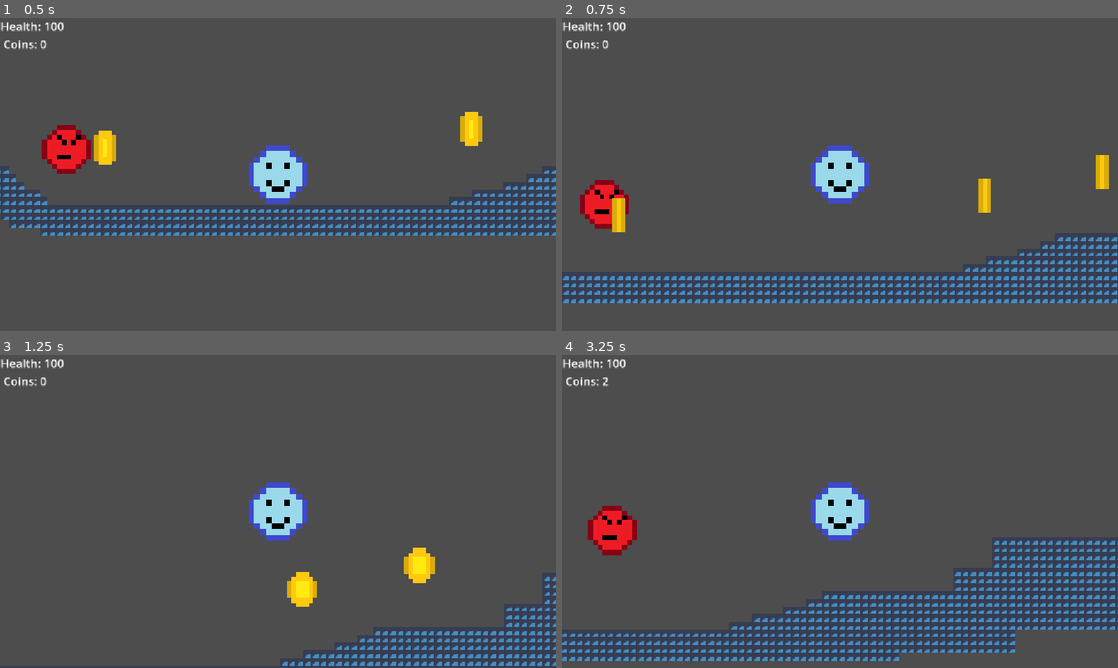
Above: before the commit, frames 1-4 (two rows, left to right).
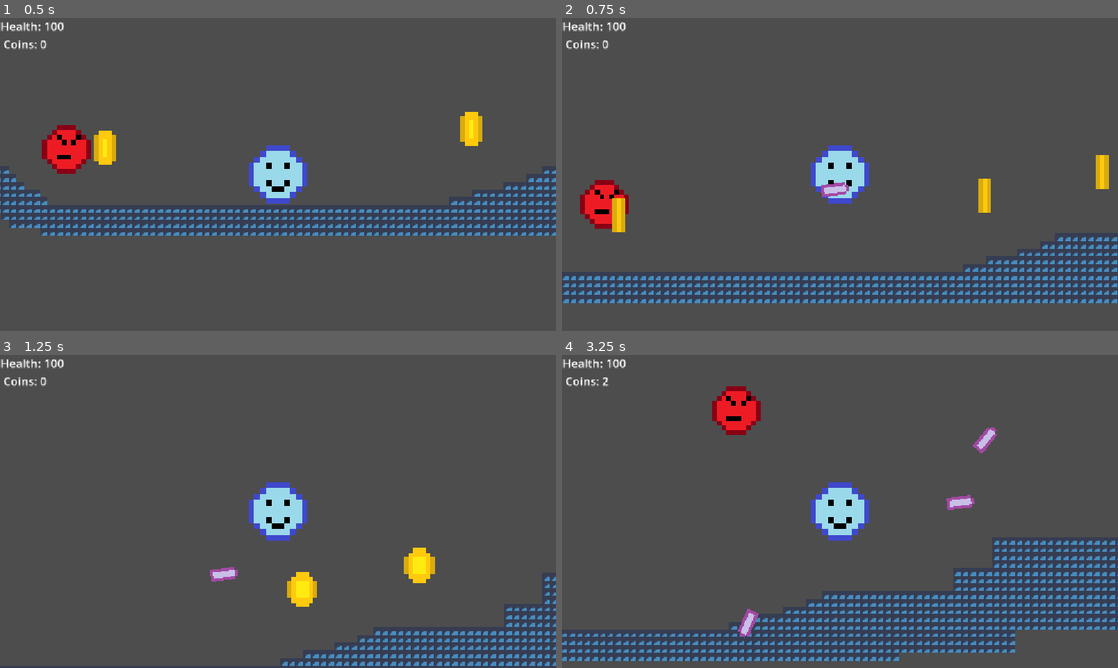
Above: after the commit, the same moments.

Repository: RobertsRob/BounceBackGame
Game: Godot game, scene res://scenes/main_scene.tscn
Same seed, same stepped clock (60 frames per second), same inputs: the game is played once before the commit and once after it. The engine's default icon, where the game draws it, is replaced by a stand-in: a white triangle on a blue panel in a dark square.
Inputs (mouse positions are in pixels of both pictures, inside the frame that each line leads up to):
- Up to frame 1 (0.5 s): no input
- Up to frame 2 (0.75 s): tap Enter (ui_accept) at 0.5 s; move the mouse to (962, 158) at 0.52 s; hold Right (ui_right) from 0.53 s (still down); click (962, 158) at 0.67 s
- Up to frame 3 (1.25 s): keep holding Right (ui_right); tap Enter (ui_accept) at 0.77 s
- Up to frame 4 (3.25 s): move the mouse to (728, 527) at 1.27 s; click (728, 527) at 1.42 s; tap Enter (ui_accept) at 1.52, 3.02 s; move the mouse to (895, 442) at 2.02 s; release Right (ui_right) at 2.03 s; hold Left (ui_left) 2.03-2.78 s; click (895, 442) at 2.17 s; move the mouse to (812, 574) at 2.77 s; hold Right (ui_right) from 2.78 s (still down); click (812, 574) at 2.92 s

Frame 1 is identical in both runs. In frame 2, 0.2% of the frame differs, in the area x 46-52%, y 52-58%; in frame 3, 0.2%; in frame 4, 2.6%, in the area x 4-79%, y 10-91%.

Commit message:
Add bullets and enemy spawner

Diff:
--- /dev/null
+++ b/objects/bullet.gd
@@ -0,0 +1,14 @@
+extends CharacterBody2D
+
+@export var speed = 300
+@export var direction = Vector2(1, 0)
+
+func _process(delta: float) -> void:
+	global_position += direction * speed * delta
+
+func set_dir(dir: Vector2):
+	direction = dir
+	global_rotation = dir.angle()
+
+func bullet():
+	pass
--- /dev/null
+++ b/objects/bullet.tscn
@@ -0,0 +1,20 @@
+[gd_scene format=3 uid="uid://bbp6guk5gdvoy"]
+
+[ext_resource type="Script" uid="uid://dcgb506gbowr7" path="res://objects/bullet.gd" id="1_3ndsa"]
+[ext_resource type="Texture2D" uid="uid://dudh5poeb442f" path="res://resources/bullet.png" id="1_v7oki"]
+
+[sub_resource type="RectangleShape2D" id="RectangleShape2D_dliiv"]
+size = Vector2(56, 19)
+
+[node name="bullet" type="CharacterBody2D" unique_id=585036290]
+collision_layer = 8
+script = ExtResource("1_3ndsa")
+
+[node name="CollisionShape2D" type="CollisionShape2D" parent="." unique_id=1361375512]
+position = Vector2(3, 0.5)
+shape = SubResource("RectangleShape2D_dliiv")
+
+[node name="Bullet" type="Sprite2D" parent="." unique_id=4332391]
+texture_filter = 1
+scale = Vector2(6.375, 6.375)
+texture = ExtResource("1_v7oki")
--- a/objects/enemy.gd
+++ b/objects/enemy.gd
@@ -1,9 +1,9 @@
 extends CharacterBody2D
-
-@export var player: CharacterBody2D
 
 const SPEED = 200.0
 const JUMP_VELOCITY = -700.0
+
+@onready var player = get_tree().get_first_node_in_group("player")
 
 func _physics_process(delta: float) -> void:
 	if not is_on_floor():
@@ -30,3 +30,8 @@
 func _on_area_2d_body_entered(body: Node2D) -> void:
 	if body.has_method("take_damage"):
 		body.take_damage(20)
+	if body.has_method("bullet"):
+		queue_free()
+
+func set_pos(pos: Vector2):
+	global_position = pos
--- a/objects/enemy.tscn
+++ b/objects/enemy.tscn
@@ -14,7 +14,7 @@
 script = ExtResource("1_7jlpp")
 
 [node name="Area2D" type="Area2D" parent="." unique_id=1621257270]
-collision_mask = 3
+collision_mask = 11
 
 [node name="CollisionShape2D" type="CollisionShape2D" parent="Area2D" unique_id=472153448]
 shape = SubResource("CircleShape2D_dliiv")
--- /dev/null
+++ b/objects/enemy_spawner.gd
@@ -0,0 +1,13 @@
+extends Node2D
+
+@export var right = 2000
+@export var left = -500
+
+@export var enemyPacked: PackedScene
+@export var player: CharacterBody2D
+
+func _on_timer_timeout() -> void:
+
+	var enemy = enemyPacked.instantiate()
+	get_tree().current_scene.add_child(enemy)
+	enemy.set_pos(Vector2(randf_range(left, right), 50))
--- /dev/null
+++ b/objects/enemy_spawner.tscn
@@ -0,0 +1,12 @@
+[gd_scene format=3 uid="uid://dk48wokn7oi0j"]
+
+[ext_resource type="Script" uid="uid://cjh1rqfkpjl1v" path="res://objects/enemy_spawner.gd" id="1_mp3ig"]
+
+[node name="enemySpawner" type="Node2D" unique_id=1223793346]
+script = ExtResource("1_mp3ig")
+
+[node name="Timer" type="Timer" parent="." unique_id=1714305603]
+wait_time = 1.5
+autostart = true
+
+[connection signal="timeout" from="Timer" to="." method="_on_timer_timeout"]
--- a/objects/player.gd
+++ b/objects/player.gd
@@ -9,6 +9,8 @@
 
 @export var health: int = 100
 @export var died: bool = false
+
+@export var bulletScene: PackedScene
 
 func take_damage(damage: int) -> void:
 	if health > damage:
@@ -46,3 +48,13 @@
 
 func _on_timer_timeout() -> void:
 	get_tree().reload_current_scene()
+
+func _input(event):
+	if event is InputEventMouseButton:
+		if event.pressed and event.button_index == MOUSE_BUTTON_LEFT:
+			var mouse_pos = get_global_mouse_position()
+			var direction = (mouse_pos - global_position).normalized()
+			var bullet = bulletScene.instantiate()
+			get_tree().current_scene.add_child(bullet)
+			bullet.global_position = global_position
+			bullet.set_dir(direction)
--- a/scenes/main_scene.tscn
+++ b/scenes/main_scene.tscn
@@ -5,6 +5,8 @@
 [ext_resource type="PackedScene" uid="uid://d01s0ibssgen6" path="res://objects/coin.tscn" id="3_7ykc4"]
 [ext_resource type="PackedScene" uid="uid://cw3hrjf1xfjkm" path="res://objects/kill_zone.tscn" id="4_pu3yx"]
 [ext_resource type="PackedScene" uid="uid://bbhkbd64eb662" path="res://objects/enemy.tscn" id="5_gubc5"]
+[ext_resource type="PackedScene" uid="uid://bbp6guk5gdvoy" path="res://objects/bullet.tscn" id="6_rt2n2"]
+[ext_resource type="PackedScene" uid="uid://dk48wokn7oi0j" path="res://objects/enemy_spawner.tscn" id="7_c16ls"]
 
 [sub_resource type="TileSetAtlasSource" id="TileSetAtlasSource_pu3yx"]
 texture = ExtResource("1_pw63i")
@@ -143,16 +145,16 @@
 
 [node name="MainScene" type="Node2D" unique_id=1444146776]
 
-[node name="enemy" parent="." unique_id=1491766188 node_paths=PackedStringArray("player") instance=ExtResource("5_gubc5")]
+[node name="enemy" parent="." unique_id=1491766188 instance=ExtResource("5_gubc5")]
 position = Vector2(68, 295)
-player = NodePath("../player")
 
 [node name="map" type="TileMapLayer" parent="." unique_id=165176783]
 tile_map_data = PackedByteArray("AAAKACEAAAABAAEAAAALACEAAAABAAEAAAAMACEAAAABAAEAAAANACEAAAABAAEAAAAOACEAAAABAAEAAAAPAC …(24432 unchanged characters)…
 tile_set = SubResource("TileSet_dliiv")
 
-[node name="player" parent="." unique_id=1121133013 instance=ExtResource("2_7ykc4")]
+[node name="player" parent="." unique_id=1121133013 groups=["player"] instance=ExtResource("2_7ykc4")]
 position = Vector2(606, 376)
+bulletScene = ExtResource("6_rt2n2")
 
 [node name="coins" type="Node" parent="." unique_id=1391223406]
 
@@ -183,3 +185,10 @@
 [node name="KillZone" parent="." unique_id=2017762549 instance=ExtResource("4_pu3yx")]
 position = Vector2(613, 882)
 collision_mask = 2
+
+[node name="bullet" parent="." unique_id=585036290 instance=ExtResource("6_rt2n2")]
+visible = false
+position = Vector2(155, 177)
+
+[node name="enemySpawner" parent="." unique_id=1223793346 instance=ExtResource("7_c16ls")]
+enemyPacked = ExtResource("5_gubc5")
Not shown, added: objects/bullet.gd.uid
Not shown, added: objects/enemy_spawner.gd.uid
Binary file added: resources/bullet.png
Not shown, added: resources/bullet.png.import
